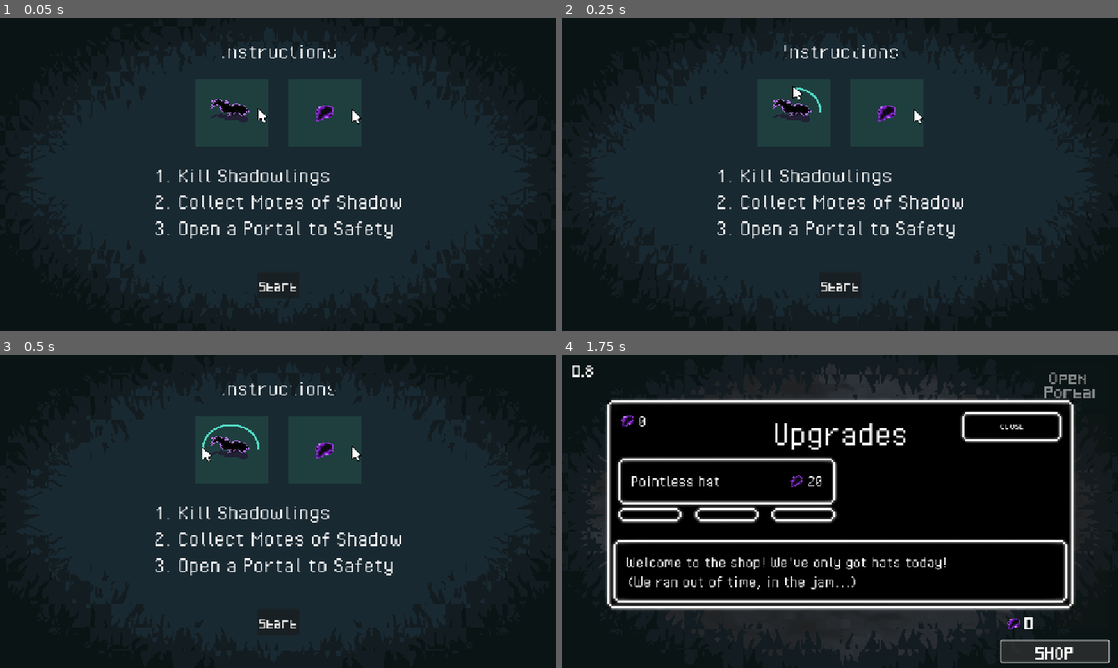
Above: before the commit, frames 1-4 (two rows, left to right).
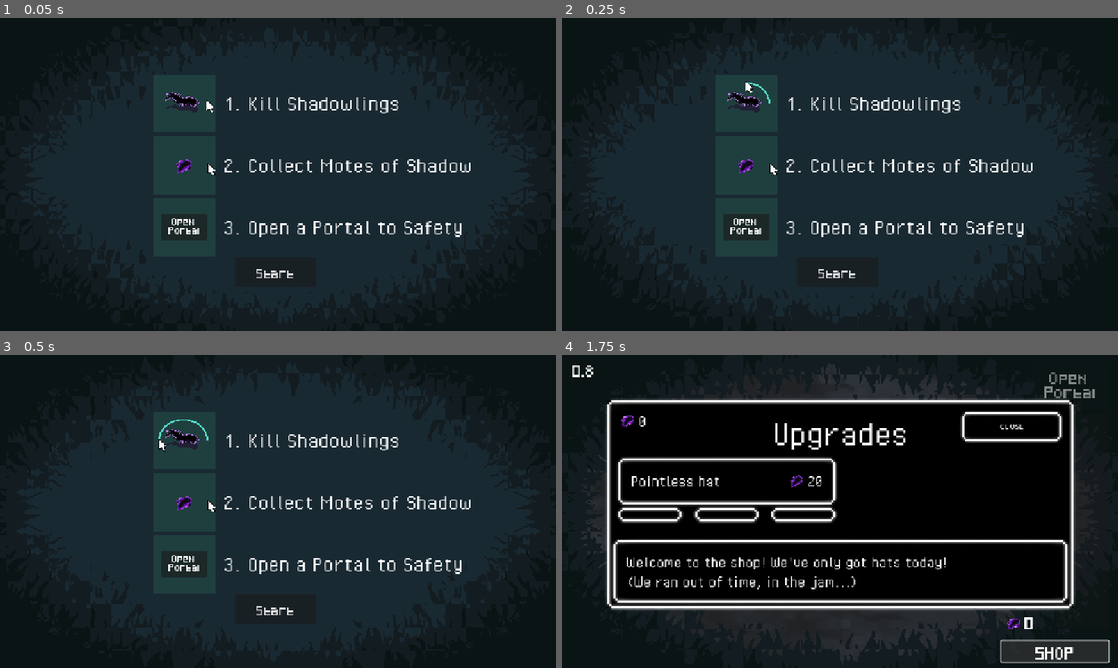
Above: after the commit, the same moments.

Repository: alifeee/loop
Game: Godot game, scene res://scenes/main.tscn
Same seed, same stepped clock (60 frames per second), same inputs: the game is played once before the commit and once after it. The engine's default icon, where the game draws it, is replaced by a stand-in: a white triangle on a blue panel in a dark square.
Inputs:
- Up to frame 1 (0.05 s): no input
- Up to frame 2 (0.25 s): no input
- Up to frame 3 (0.5 s): no input
- Up to frame 4 (1.75 s): click "Start" at 0.5 s; click "SHOP" at 1.25 s

The runs differ from the first frame. In frame 1, 4.3% of the frame differs, in the area x 28-85%, y 8-88%; in frame 2, 4.4%; in frame 3, 4.4%; in frame 4, nothing differs.

Commit message:
update main menu :]

Diff:
--- a/scenes/start.tscn
+++ b/scenes/start.tscn
@@ -173,42 +173,114 @@
 scale = Vector2(1.01235, 1.01235)
 texture = ExtResource("2_bodal")
 
-[node name="Label" type="Label" parent="."]
-offset_left = 454.0
-offset_top = 42.0
-offset_right = 698.0
-offset_bottom = 93.0
+[node name="Label5" type="Label" parent="."]
+offset_left = 462.0
+offset_top = 406.0
+offset_right = 995.0
+offset_bottom = 466.0
 theme = SubResource("Theme_8itgj")
-text = "Instructions"
+text = "3. Open a Portal to Safety"
+
+[node name="Label4" type="Label" parent="."]
+offset_left = 462.0
+offset_top = 278.0
+offset_right = 995.0
+offset_bottom = 331.0
+theme = SubResource("Theme_8itgj")
+text = "2. Collect Motes of Shadow"
 
 [node name="Label2" type="Label" parent="."]
-offset_left = 318.0
-offset_top = 299.0
-offset_right = 834.0
-offset_bottom = 463.0
+offset_left = 462.0
+offset_top = 150.0
+offset_right = 978.0
+offset_bottom = 215.0
 theme = SubResource("Theme_8itgj")
-text = "1. Kill Shadowlings
-2. Collect Motes of Shadow
-3. Open a Portal to Safety"
+text = "1. Kill Shadowlings"
 
 [node name="Button" type="Button" parent="."]
-offset_left = 532.0
-offset_top = 525.0
-offset_right = 620.0
-offset_bottom = 579.0
+offset_left = 486.0
+offset_top = 495.0
+offset_right = 654.0
+offset_bottom = 556.0
 theme = SubResource("Theme_4ge6i")
 theme_override_fonts/font = ExtResource("3_0auqf")
 text = "Start"
 
 [node name="AnimatedSprite2D3" type="AnimatedSprite2D" parent="."]
-position = Vector2(480, 195)
-scale = Vector2(1.5129, 1.3924)
+position = Vector2(381, 177)
+scale = Vector2(1.3, 1.196)
 sprite_frames = SubResource("SpriteFrames_hp05y")
 animation = &"default2"
 autoplay = "default"
+frame_progress = 0.090463
 
 [node name="AnimatedSprite2D2" type="AnimatedSprite2D" parent="."]
-position = Vector2(672, 195)
-scale = Vector2(1.5129, 1.3924)
+position = Vector2(381, 305)
+scale = Vector2(1.3, 1.196)
 sprite_frames = SubResource("SpriteFrames_hp05y")
 autoplay = "default2"
+frame_progress = 0.419948
+
+[node name="ColorRect" type="ColorRect" parent="."]
+offset_left = 316.0
+offset_top = 373.0
+offset_right = 446.0
+offset_bottom = 493.0
+color = Color(0.121569, 0.247059, 0.247059, 1)
+
+[node name="Close Portal Button" type="Button" parent="."]
+anchors_preset = 1
+anchor_left = 1.0
+anchor_right = 1.0
+offset_left = 334.0
+offset_top = 405.0
+offset_right = 492.0
+offset_bottom = 495.0
+grow_horizontal = 0
+scale = Vector2(0.6, 0.6)
+theme_override_fonts/font = ExtResource("3_0auqf")
+theme_override_font_sizes/font_size = 32
+
+[node name="Panel" type="Panel" parent="Close Portal Button"]
+layout_mode = 1
+anchors_preset = 8
+anchor_left = 0.5
+anchor_top = 0.5
+anchor_right = 0.5
+anchor_bottom = 0.5
+grow_horizontal = 2
+grow_vertical = 2
+
+[node name="Close" type="Label" parent="Close Portal Button/Panel"]
+layout_mode = 1
+anchors_preset = 8
+anchor_left = 0.5
+anchor_top = 0.5
+anchor_right = 0.5
+anchor_bottom = 0.5
+offset_left = -44.0
+offset_top = -50.0
+offset_right = 44.0
+offset_bottom = 6.0
+grow_horizontal = 2
+grow_vertical = 2
+theme_override_fonts/font = ExtResource("3_0auqf")
+theme_override_font_sizes/font_size = 20
+text = "Open"
+
+[node name="Portal" type="Label" parent="Close Portal Button/Panel"]
+layout_mode = 1
+anchors_preset = 8
+anchor_left = 0.5
+anchor_top = 0.5
+anchor_right = 0.5
+anchor_bottom = 0.5
+offset_left = -54.0
+offset_top = -20.0001
+offset_right = 54.0
+offset_bottom = 35.9999
+grow_horizontal = 2
+grow_vertical = 2
+theme_override_fonts/font = ExtResource("3_0auqf")
+theme_override_font_sizes/font_size = 20
+text = "Portal"
